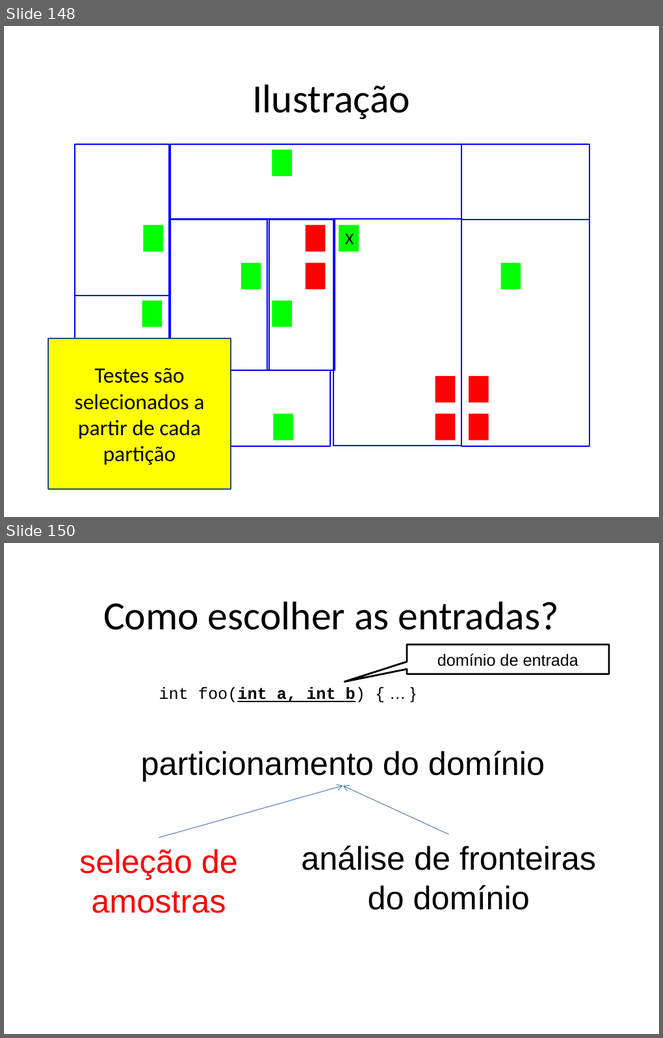
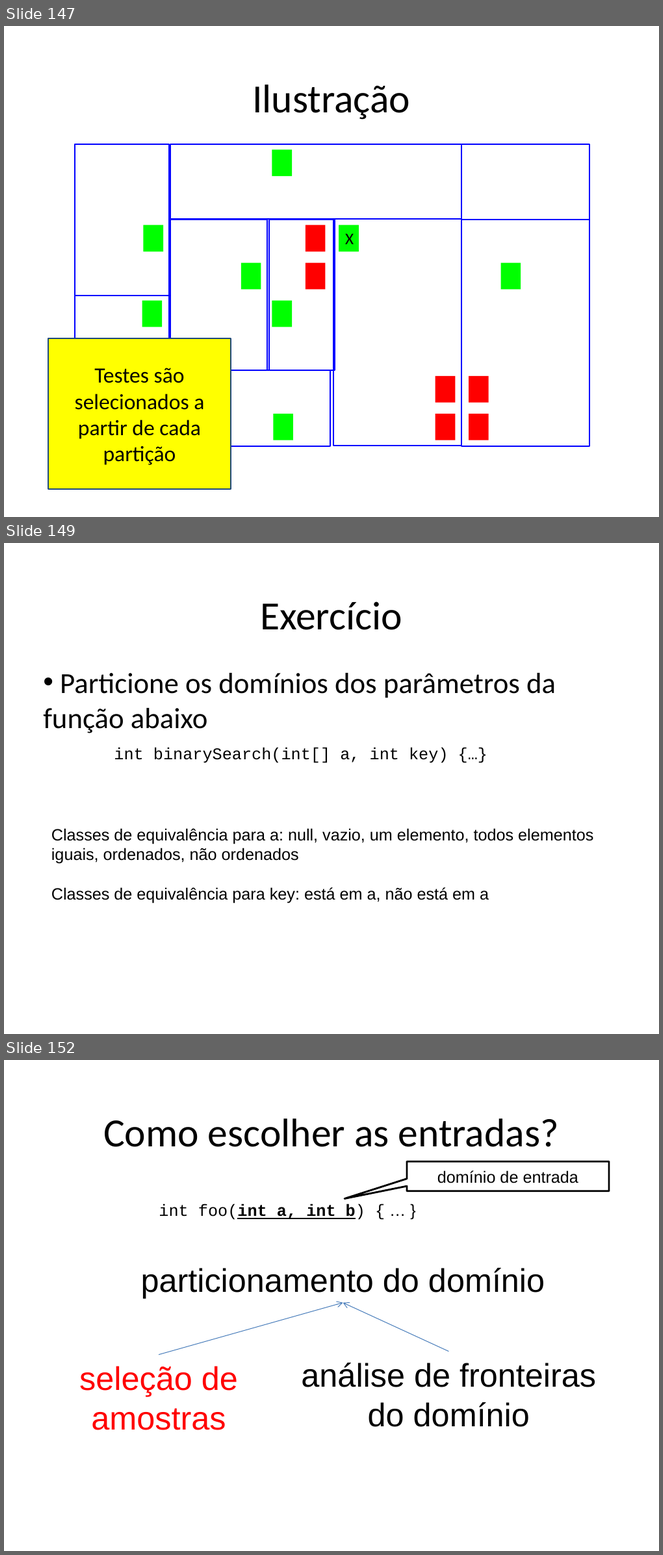
Before and after one commit to STAR-RG/testing-cin, a slide deck: slides.pptx. Shown one above the other, each under a label of ours: slides 148 and 150 before the commit, slides 147, 149 and 152 after it; the slides between them are not shown. The pictures are 663x1038 and 663x1555 pixels, drawn with LibreOffice and Linux fonts; fonts in the diff are those of the drawing. Boxes give left, top, right and bottom in pixels: in the first picture for what was removed or moved away, otherwise in the second. Text is boxed around its words. In the diff, an @@ line names an element or a change of style, - is before the commit and + after.

```diff
--- a/slides.pptx
+++ b/slides.pptx
@@ slide 149 added at [4,543,659,1034], background #FFFFFF @@
@@ text added at [260,601,402,630], 44 pt, text #000000 @@
+Exercício
@@ text added at [43,673,556,733], 32 pt, text #000000 @@
+• Particione os domínios dos parâmetros da função abaixo
@@ text added at [114,748,449,763], 18 pt, text #000000 @@
+int binarySearch(int[] a, int key) {…}
@@ text added at [51,828,594,903], 18 pt, text #000000 @@
+Classes de equivalência para a: null, vazio, um elemento, todos elementos iguais, ordenados, não ordenados
+Classes de equivalência para key: está em a, não está em a
@@ what was slide 148 is now slide 147 @@
@@ what was slide 150 is now slide 152 @@
```
Also in this commit, not shown: 5 slides changed, 3 other slides added, 2 slides removed.
